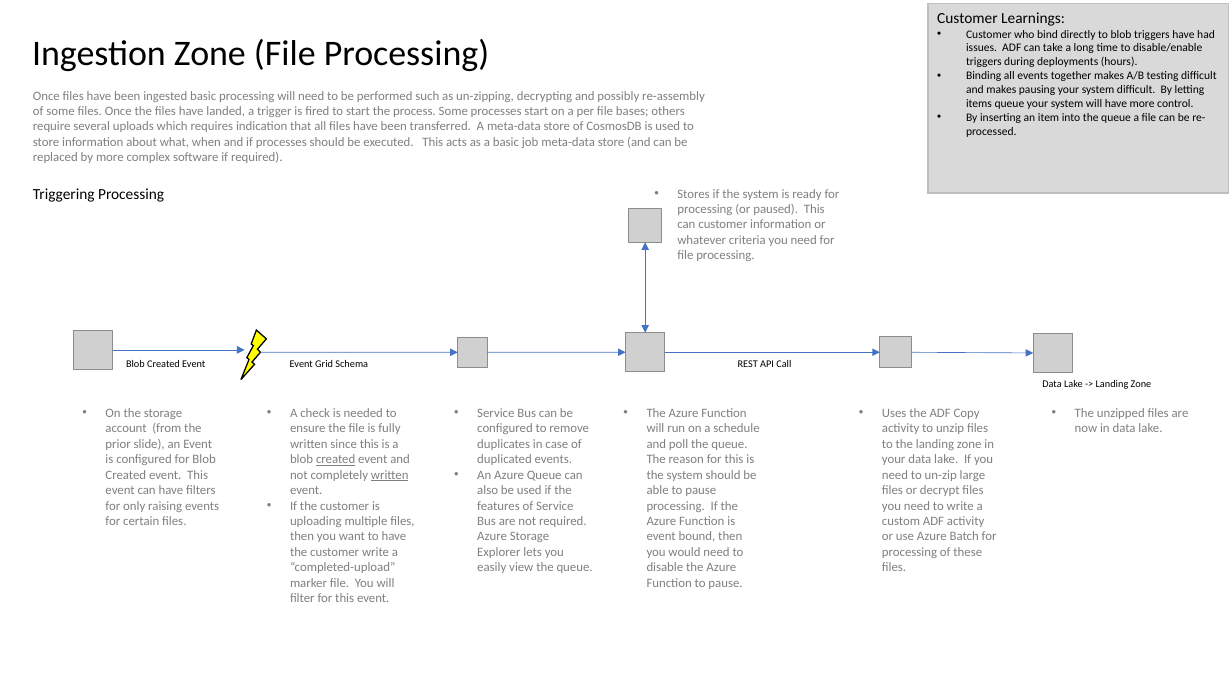
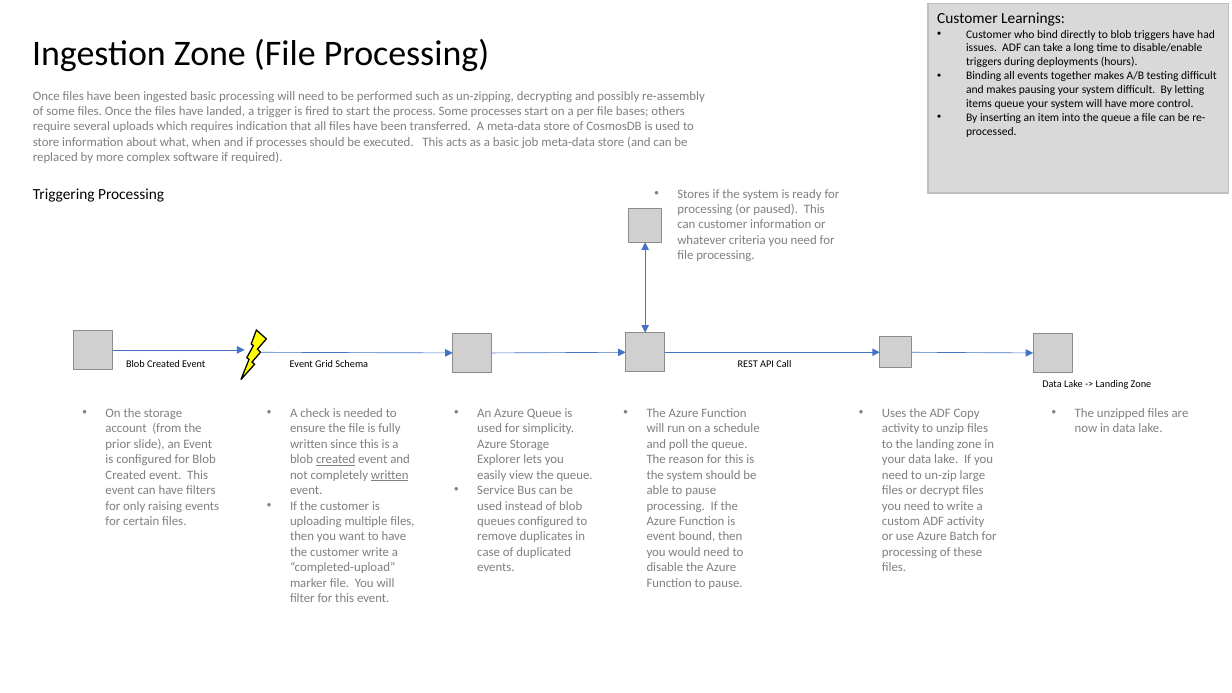
Before and after one commit to AdamPaternostro/Azure-Big-Data-and-Machine-Learning-Architecture, a slide deck: slide 5 of Azure-Big-Data-Architecture.pptx. Drawn at 1232x693 pixels with LibreOffice and Linux fonts; fonts in the diff are those of the drawing; grey boxes stand for pictures. Boxes give left, top, right and bottom in pixels: in the first picture for what was removed or moved away, otherwise in the second. Text is boxed around its words. In the diff, an @@ line names an element or a change of style, - is before the commit and + after.

Commit message:
Fixed Event Grid template and enhanced the PowerShell

```diff
--- a/Azure-Big-Data-Architecture.pptx
+++ b/Azure-Big-Data-Architecture.pptx
@@ arrow moved from (261, 352) - (457, 352) to (261, 352) - (453, 353) @@
@@ picture: place and size @@
-picture at [457,337,487,367]
+picture at [453,334,492,372]
@@ arrow moved from (487, 352) - (626, 352) to (492, 353) - (626, 352) @@
@@ text at [477,408,593,571]: text changed @@
-• Service Bus can be configured to remove duplicates in case of duplicated events.
-• An Azure Queue can also be used if the features of Service Bus are not required. Azure Storage Explorer lets you easily view the queue.
+• An Azure Queue is used for simplicity. Azure Storage Explorer lets you easily view the queue.
+• Service Bus can be used instead of blob queues configured to remove duplicates in case of duplicated events.
```
Also in this commit, not shown: 1 other slide changed, 9 other files.
